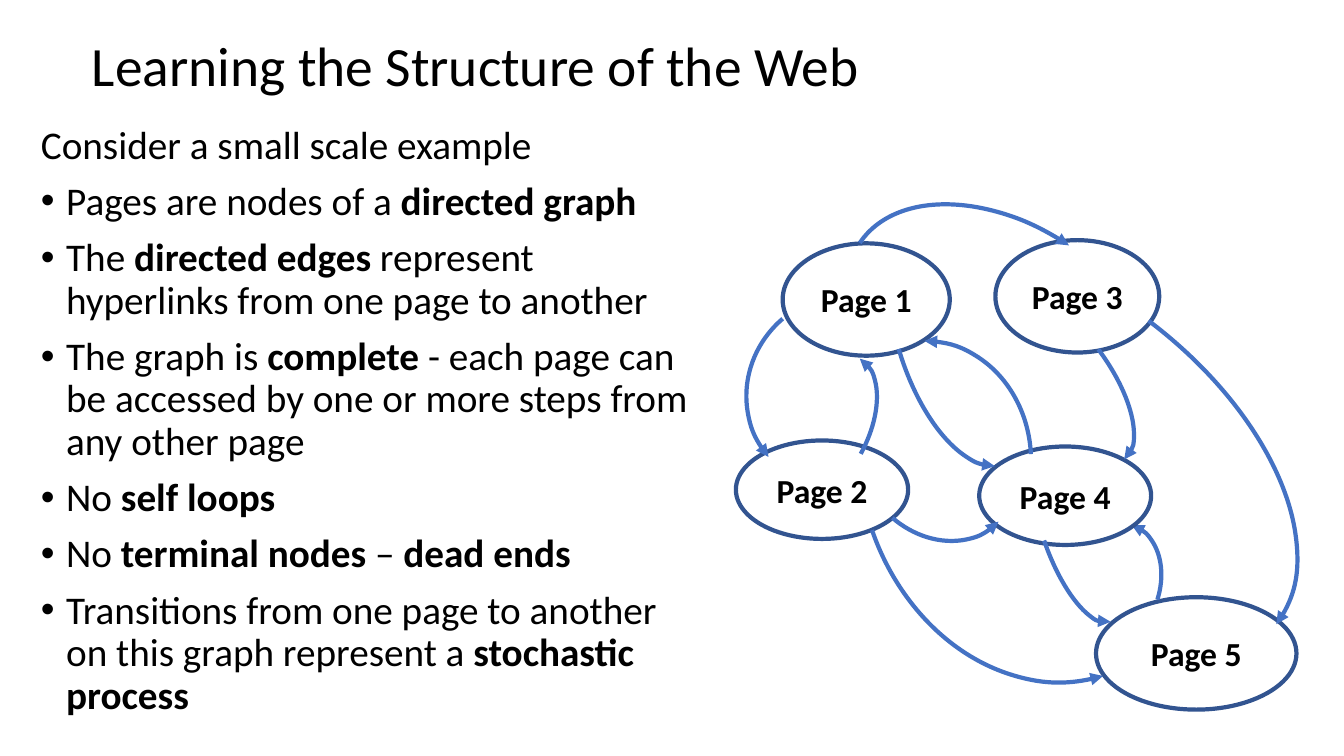
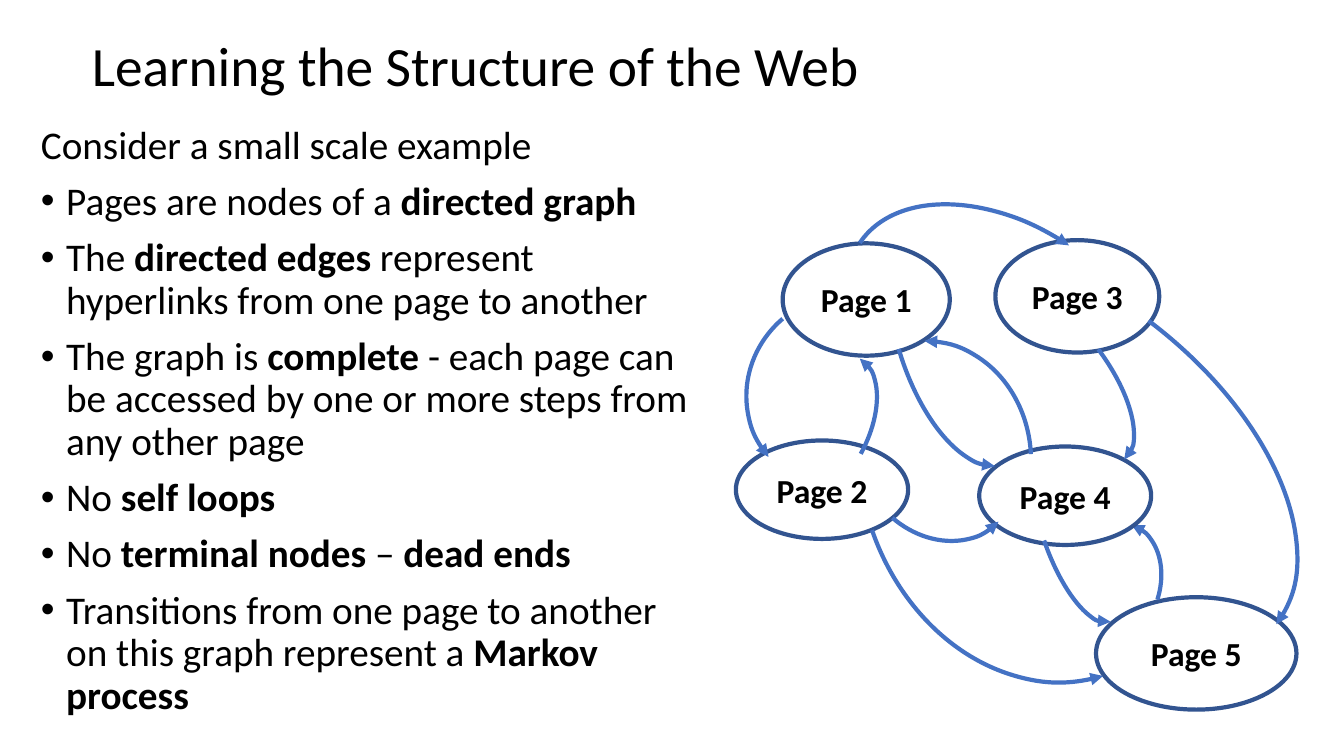
Before and after one commit to StephenElston/CSCI-E-108, a slide deck: slide 33 of slides/5_WebSearching.pptx. Drawn at 1344x756 pixels with LibreOffice and Linux fonts; fonts in the diff are those of the drawing. Boxes give left, top, right and bottom in pixels: in the first picture for what was removed or moved away, otherwise in the second. Text is boxed around its words. In the diff, an @@ line names an element or a change of style, - is before the commit and + after.

```diff
--- a/slides/5_WebSearching.pptx
+++ b/slides/5_WebSearching.pptx
@@ text at [66, 596, 657, 715]: text changed @@
-• Transitions from one page to another on this graph represent a stochastic process
+• Transitions from one page to another on this graph represent a Markov process
```
Also in this commit, not shown: 7 other slides changed.
